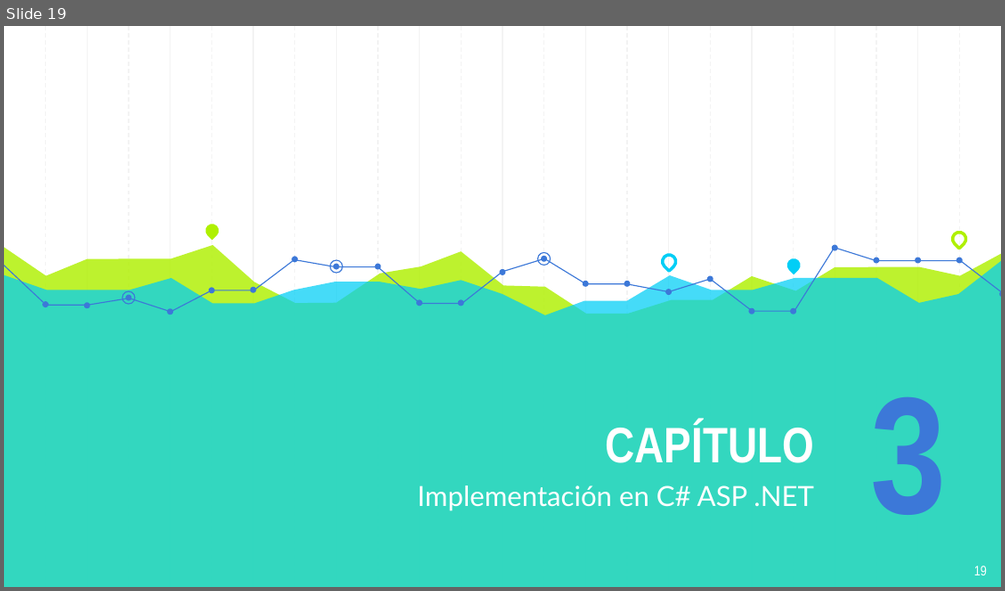
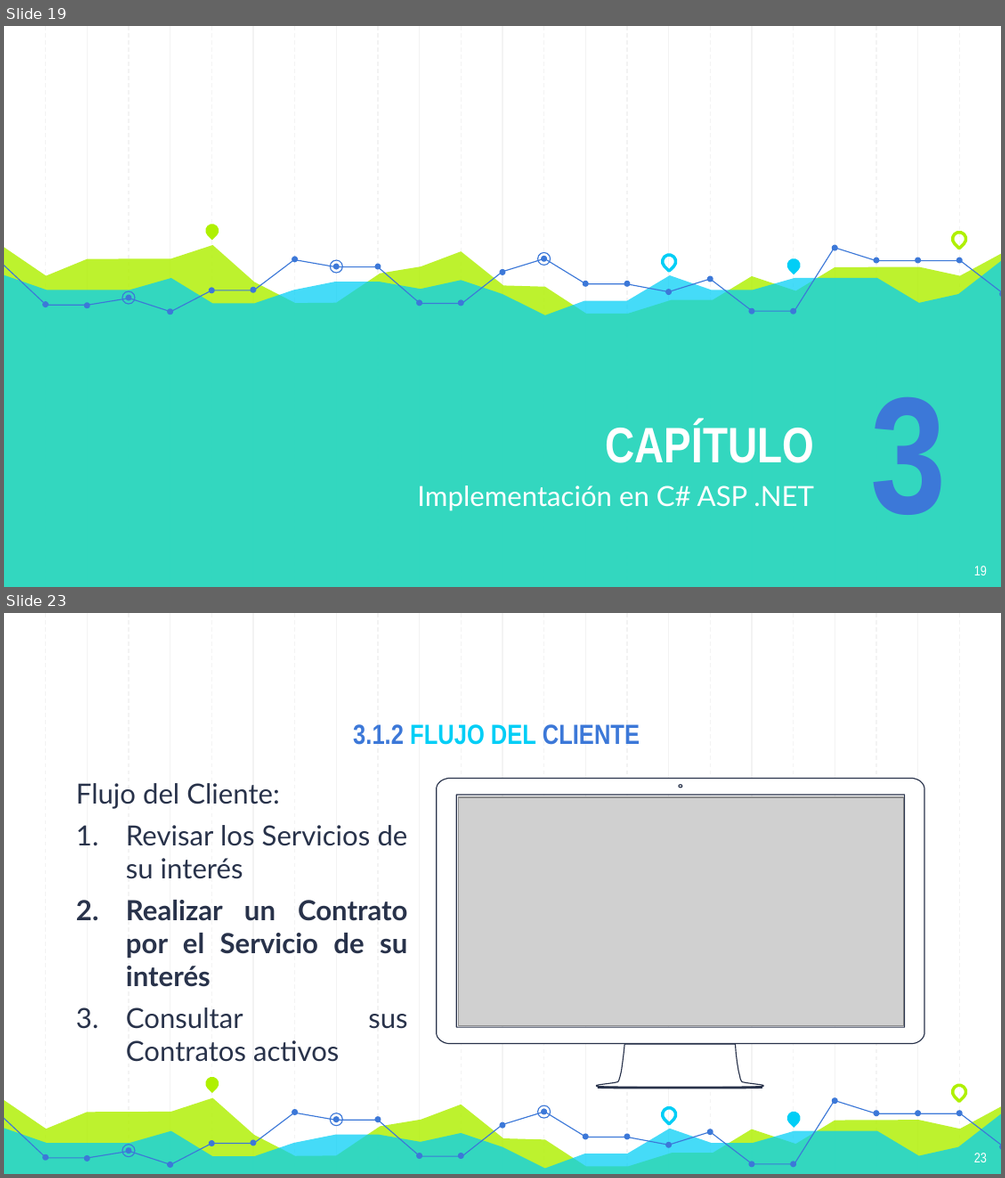
Before and after one commit to Sidneylc/TareaFinal, a slide deck: Archivos/Presentacion.pptx. Shown one above the other, each under a label of ours: slide 19 before the commit, slides 19 and 23 after it; the slides between them are not shown. The pictures are 1005x591 and 1005x1178 pixels, drawn with LibreOffice and Linux fonts; fonts in the diff are those of the drawing; grey boxes stand for pictures. Boxes give left, top, right and bottom in pixels: in the first picture for what was removed or moved away, otherwise in the second. Text is boxed around its words. In the diff, an @@ line names an element or a change of style, - is before the commit and + after.

```diff
--- a/Archivos/Presentacion.pptx
+++ b/Archivos/Presentacion.pptx
@@ slide 23 added at <box>4,613,1001,1174</box>, background #FFFFFF; not listed: 23 template elements that a slide beside it also shows @@
@@ title added at <box>353,724,639,745</box>, 20 pt, text #3C78D8, bold @@
+3.1.2 FLUJO DEL CLIENTE
@@ text added at <box>76,783,408,1062</box>, 20 pt, text #28324A @@
+Flujo del Cliente:
+1. Revisar los Servicios de su interés
+2. Realizar un Contrato por el Servicio de su interés
+3. Consultar sus Contratos activos
@@ freeform shape added at <box>437,779,925,1088</box>, fill #FFFFFF, outline #28324A 0.75 pt @@
@@ picture added at <box>459,797,904,1026</box> @@
@@ teardrop added at <box>202,1074,221,1092</box>, fill #AFF000 @@
@@ teardrop added at <box>949,1082,968,1100</box>, outline #AFF000 2.25 pt @@
@@ freeform shape added at <box>4,1097,1001,1174</box>, fill #AFF000 at 82% opacity @@
@@ freeform shape added at <box>4,1112,1001,1174</box>, fill #00CEF6 at 73% opacity @@
@@ freeform shape added at <box>4,1112,461,1164</box>, outline #3C78D8 0.75 pt @@
@@ ellipse added at <box>330,1113,343,1127</box>, outline #3C78D8 0.75 pt @@
@@ freeform shape added at <box>461,1100,834,1164</box>, outline #3C78D8 0.75 pt @@
@@ ellipse added at <box>537,1105,550,1119</box>, outline #3C78D8 0.75 pt @@
@@ teardrop added at <box>659,1105,678,1123</box>, outline #00CEF6 2.25 pt @@
@@ teardrop added at <box>784,1109,802,1127</box>, fill #00CEF6 @@
@@ freeform shape added at <box>835,1101,1001,1145</box>, outline #3C78D8 0.75 pt @@
@@ ellipse added at <box>122,1144,136,1158</box>, outline #3C78D8 0.75 pt @@
@@ group added at <box>43,1097,1001,1167</box>: 24 ellipses @@
@@ page number added at <box>974,1152,987,1162</box>, 10 pt, text #FFFFFF @@
+23
```
Also in this commit, not shown: 3 other slides added, 4 other files.
